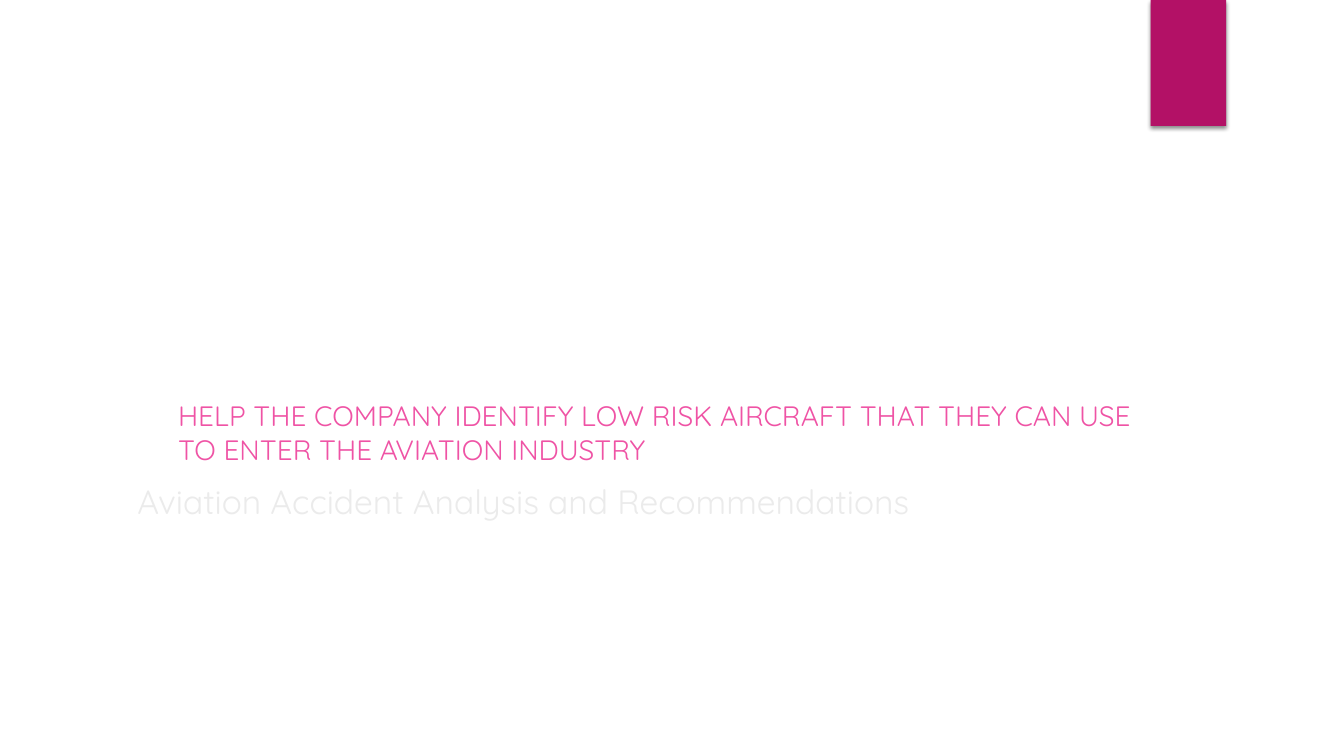
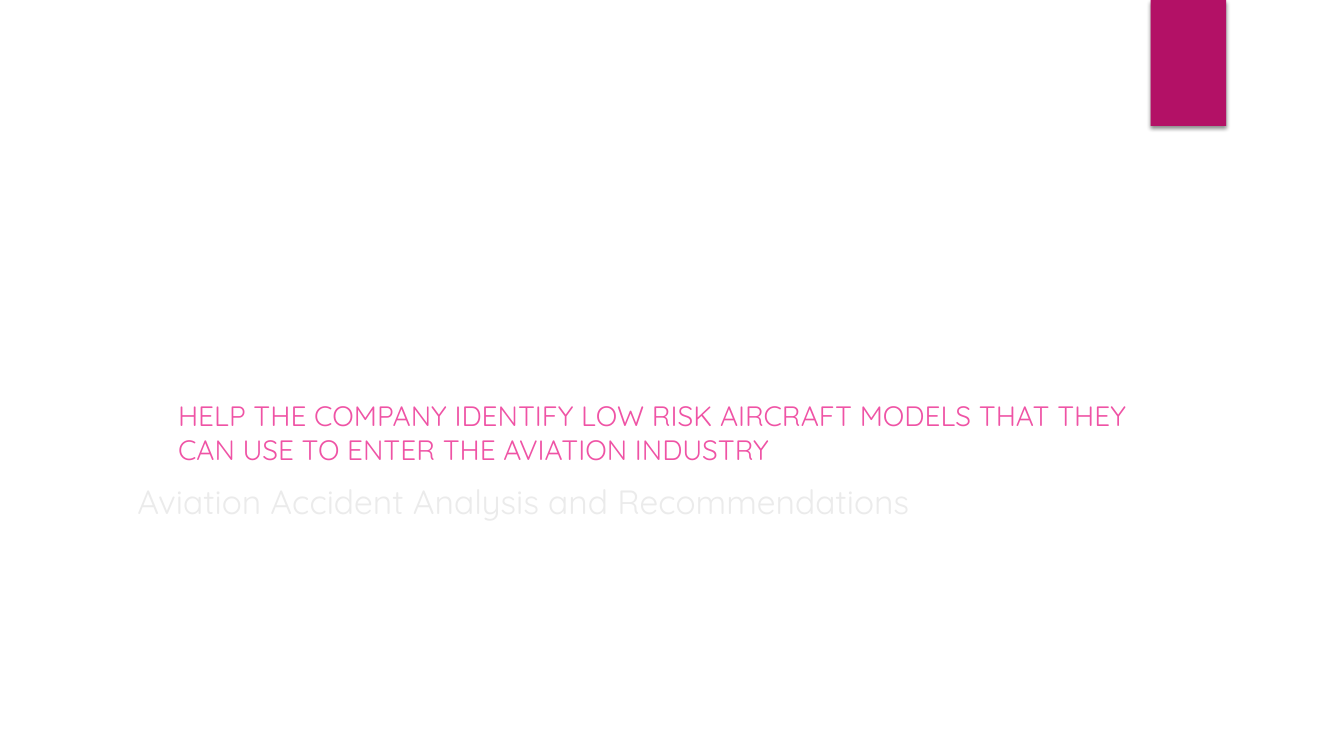
Before and after one commit to JenipherOduor/Project_plane, a slide deck: slide 1 of Aviation Accident Analysis and Recommendations.pptx. Drawn at 1344x756 pixels with LibreOffice and Linux fonts; fonts in the diff are those of the drawing; background and template pictures are left out. Boxes give left, top, right and bottom in pixels: in the first picture for what was removed or moved away, otherwise in the second. Text is boxed around its words. In the diff, an @@ line names an element or a change of style, - is before the commit and + after.

```diff
--- a/Aviation Accident Analysis and Recommendations.pptx
+++ b/Aviation Accident Analysis and Recommendations.pptx
@@ subtitle at box(178, 406, 1126, 461): text changed @@
-HELP THE COMPANY IDENTIFY LOW RISK AIRCRAFT THAT THEY CAN USE TO ENTER THE AVIATION INDUSTRY
+HELP THE COMPANY IDENTIFY LOW RISK AIRCRAFT MODELS THAT THEY CAN USE TO ENTER THE AVIATION INDUSTRY
```
Also in this commit, not shown: 7 other slides changed.
